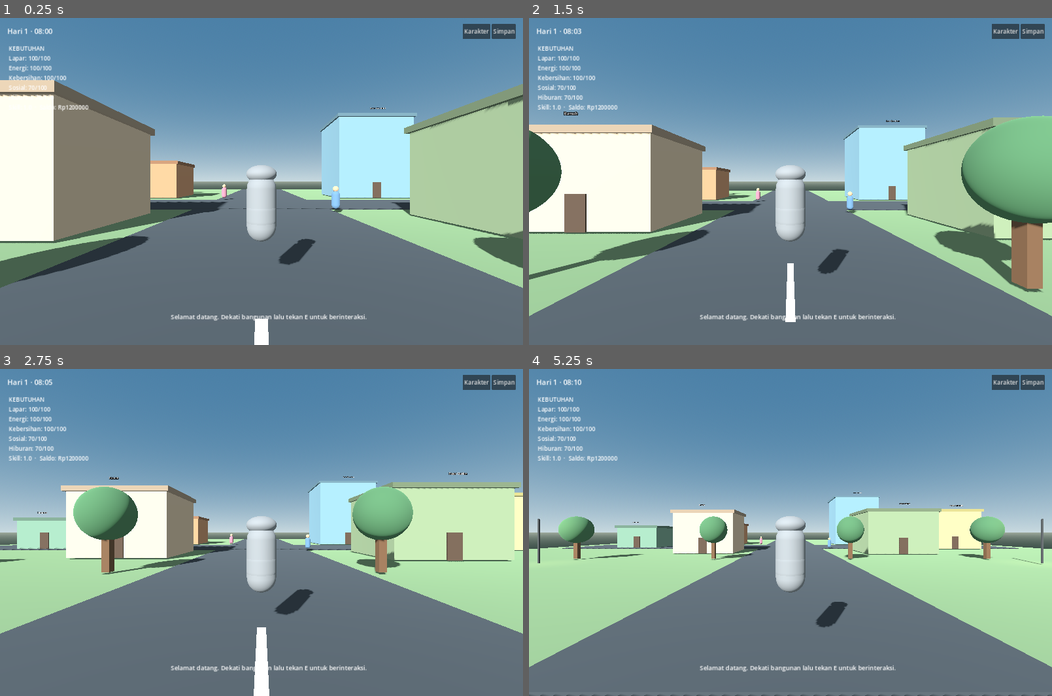
Above: before the commit, frames 1-4 (two rows, left to right).
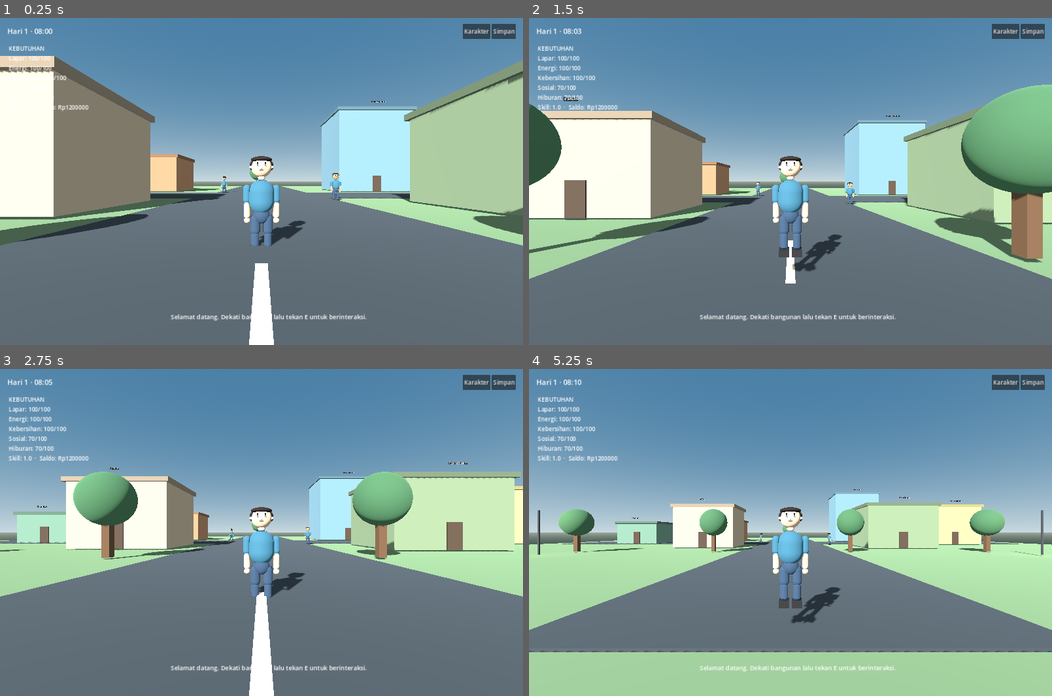
Above: after the commit, the same moments.

Repository: Chrysalunee/Career-verse
Game: Godot game, scene res://scenes/main.tscn
The game is run twice, just before and just after one commit, with the same random seed, the same clock (stepped at 60 frames per second) and the same inputs.
Inputs (mouse positions are in pixels of both pictures, inside the frame that each line leads up to):
- Up to frame 1 (0.25 s): no input
- Up to frame 2 (1.5 s): move the mouse to (816, 181) at 0.52 s; hold E (interact) 0.53-1.28 s; hold W (move_forward) from 0.53 s (still down); tap Space (jump) at 0.77 s; move the mouse to (764, 181) at 1.27 s; tap Shift (sprint) at 1.35 s
- Up to frame 3 (2.75 s): keep holding W (move_forward); tap Space (jump) at 1.52 s; move the mouse to (271, 525) at 2.02 s; hold E (interact) from 2.03 s (still down)
- Up to frame 4 (5.25 s): keep holding W (move_forward); move the mouse to (785, 539) at 2.77 s; release E (interact) at 2.78 s; tap Shift (sprint) at 2.85, 4.35 s; tap Space (jump) at 3.02, 3.77, 4.52 s; move the mouse to (827, 535) at 3.52 s; hold E (interact) 3.53-4.28 s; move the mouse to (748, 529) at 4.27 s; move the mouse to (795, 532) at 5.02 s; hold E (interact) from 5.03 s (still down)

The runs differ from the first frame. In frame 1, 19% of the frame differs, in the area x 0-100%, y 11-100%; in frame 2, 21%; in frame 3, 16%; in frame 4, 25%, in the area x 0-100%, y 36-100%.
Error before the commit: Attempt to call function 'set_walking' in base 'null instance' on a null instance. (res://scripts/player_controller.gd:71)

Commit message:
Use shared articulated humanoid visuals for player and resident NPCs

Diff:
--- a/Godot-Career-Verse/scripts/main.gd
+++ b/Godot-Career-Verse/scripts/main.gd
@@ -1,6 +1,7 @@
 extends Node3D
 
 const PLAYER_SCRIPT = preload("res://scripts/player_controller.gd")
+const HUMANOID_SCRIPT = preload("res://scripts/humanoid_visual.gd")
 const NEED_DECAY_PER_GAME_MINUTE := {"hunger": 0.028, "energy": 0.018, "hygiene": 0.014, "social": 0.009, "fun": 0.011}
 const NEED_LABELS := {"hunger": "Lapar", "energy": "Energi", "hygiene": "Kebersihan", "social": "Sosial", "fun": "Hiburan"}
 const SAVE_PATH := "user://career_verse_3d_save.json"
@@ -169,26 +170,11 @@
 	var npc := Node3D.new()
 	npc.name = npc_name
 	npc.position = pos
-	var torso := MeshInstance3D.new()
-	var capsule := CapsuleMesh.new()
-	capsule.radius = 0.32
-	capsule.height = 1.45
-	torso.mesh = capsule
-	torso.position.y = 0.95
-	var body_material := StandardMaterial3D.new()
-	body_material.albedo_color = color
-	torso.material_override = body_material
-	npc.add_child(torso)
-	var head := MeshInstance3D.new()
-	var sphere := SphereMesh.new()
-	sphere.radius = 0.23
-	sphere.height = 0.46
-	head.mesh = sphere
-	head.position.y = 1.83
-	var skin := StandardMaterial3D.new()
-	skin.albedo_color = Color("#d7a987")
-	head.material_override = skin
-	npc.add_child(head)
+	var visual := Node3D.new()
+	visual.name = "HumanoidVisual"
+	visual.set_script(HUMANOID_SCRIPT)
+	npc.add_child(visual)
+	visual.call("set_appearance", Color("#d7a987"), Color("#30251f"), color, 0)
 	add_child(npc)
 	npc_routines.append({"node": npc, "waypoints": waypoints, "index": 0, "wait": randf_range(0.0, 2.0), "speed": randf_range(0.7, 1.15)})
 
@@ -198,8 +184,11 @@
 		var waypoints: Array = routine.waypoints
 		if not is_instance_valid(npc) or waypoints.is_empty():
 			continue
+		var visual := npc.get_node_or_null("HumanoidVisual")
 		if float(routine.wait) > 0.0:
 			routine.wait = maxf(0.0, float(routine.wait) - delta)
+			if visual:
+				visual.call("set_walking", false)
 			continue
 		var target: Vector3 = waypoints[int(routine.index)]
 		var offset := target - npc.position
@@ -207,46 +196,34 @@
 		if offset.length() < 0.25:
 			routine.index = (int(routine.index) + 1) % waypoints.size()
 			routine.wait = randf_range(0.8, 2.2)
+			if visual:
+				visual.call("set_walking", false)
 			continue
 		npc.position += offset.normalized() * float(routine.speed) * delta
 		npc.rotation.y = atan2(offset.x, offset.z)
+		if visual:
+			visual.call("set_walking", true)
 
 func _build_player() -> void:
 	var player_node := CharacterBody3D.new()
 	player_node.set_script(PLAYER_SCRIPT)
 	player = player_node as CVPlayer
 	player.name = "Player"
-	player.position = Vector3(0, 1.2, 20)
+	# The controller origin is at the feet; the capsule is centered at half-height.
+	player.position = Vector3(0, 0.05, 20)
 	var collision := CollisionShape3D.new()
+	collision.position.y = 0.85
 	var capsule_shape := CapsuleShape3D.new()
 	capsule_shape.radius = 0.34
 	capsule_shape.height = 1.7
 	collision.shape = capsule_shape
 	player.add_child(collision)
-	var body_mesh := MeshInstance3D.new()
-	body_mesh.name = "BodyMesh"
-	var capsule := CapsuleMesh.new()
-	capsule.radius = 0.34
-	capsule.height = 1.55
-	body_mesh.mesh = capsule
-	body_mesh.position.y = 0.95
-	player.add_child(body_mesh)
-	var outfit := MeshInstance3D.new()
-	outfit.name = "OutfitMesh"
-	var outfit_mesh := CapsuleMesh.new()
-	outfit_mesh.radius = 0.345
-	outfit_mesh.height = 0.92
-	outfit.mesh = outfit_mesh
-	outfit.position.y = 0.78
-	player.add_child(outfit)
-	var hair := MeshInstance3D.new()
-	hair.name = "HairMesh"
-	var hair_mesh := SphereMesh.new()
-	hair_mesh.radius = 0.35
-	hair_mesh.height = 0.42
-	hair.mesh = hair_mesh
-	hair.position.y = 1.72
-	player.add_child(hair)
+
+	var humanoid := Node3D.new()
+	humanoid.name = "HumanoidVisual"
+	humanoid.set_script(HUMANOID_SCRIPT)
+	player.add_child(humanoid)
+
 	var pivot := Node3D.new()
 	pivot.name = "CameraPivot"
 	pivot.position.y = 1.55
